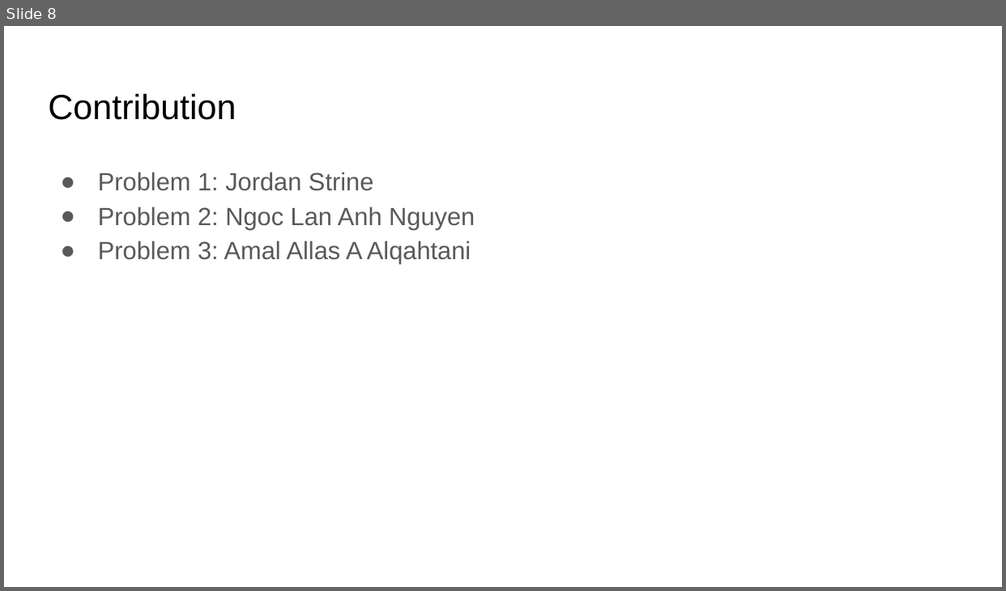
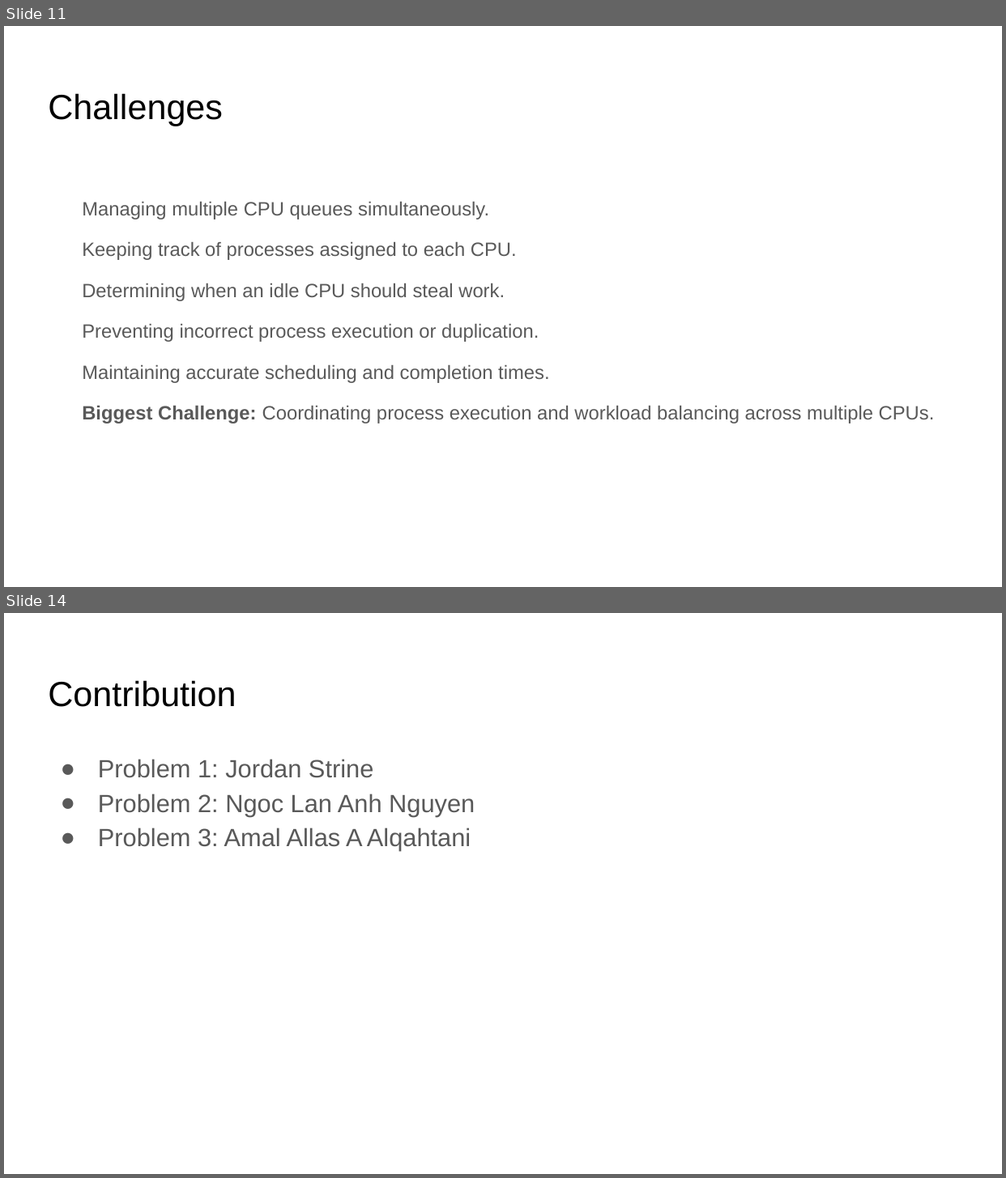
Before and after one commit to jstrineUD/CPS-356-Project-1, a slide deck: presentation/Presentation.pptx. Shown one above the other, each under a label of ours: slide 8 before the commit, slides 11 and 14 after it; the slides between them are not shown. The pictures are 1006x591 and 1006x1178 pixels, drawn with LibreOffice and Linux fonts; fonts in the diff are those of the drawing. Boxes give left, top, right and bottom in pixels: in the first picture for what was removed or moved away, otherwise in the second. Text is boxed around its words. In the diff, an @@ line names an element or a change of style, - is before the commit and + after.

```diff
--- a/presentation/Presentation.pptx
+++ b/presentation/Presentation.pptx
@@ slide 11 added at [4,26,1002,587], background #FFFFFF @@
@@ title added at [48,93,223,126], 25.2 pt, text #000000 @@
+Challenges
@@ text added at [82,202,935,424], 13.9 pt, text #595959 @@
+Managing multiple CPU queues simultaneously.
+Keeping track of processes assigned to each CPU.
+Determining when an idle CPU should steal work.
+Preventing incorrect process execution or duplication.
+Maintaining accurate scheduling and completion times.
+Biggest Challenge: Coordinating process execution and workload balancing across multiple CPUs.
@@ what was slide 8 is now slide 14 @@
```
Also in this commit, not shown: 1 slide changed, 6 other slides added, 1 slide removed, 1 other file.
